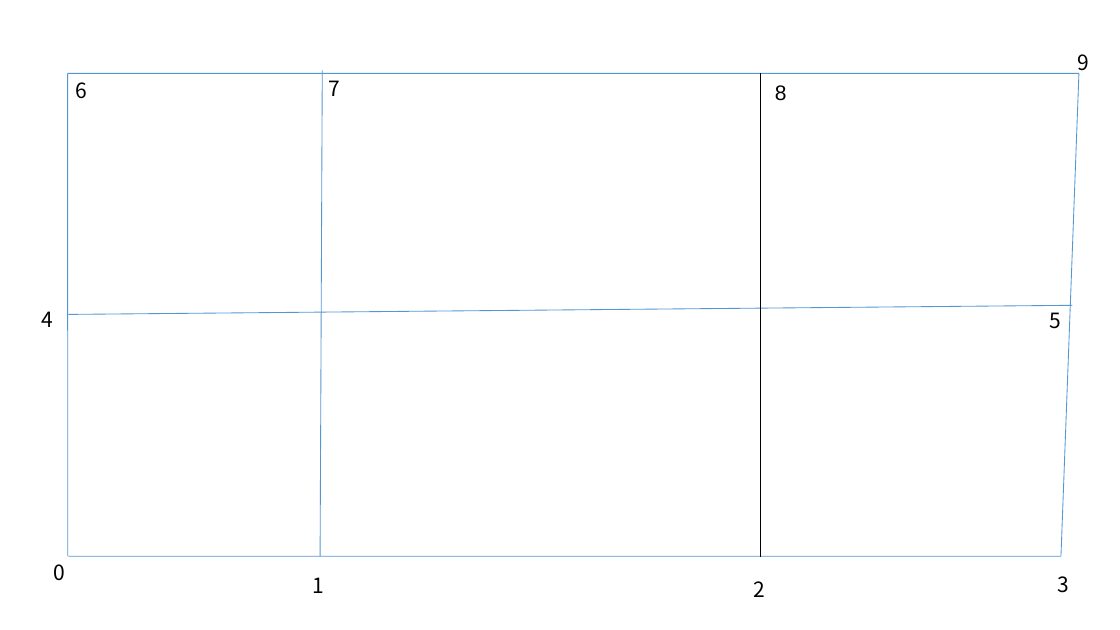
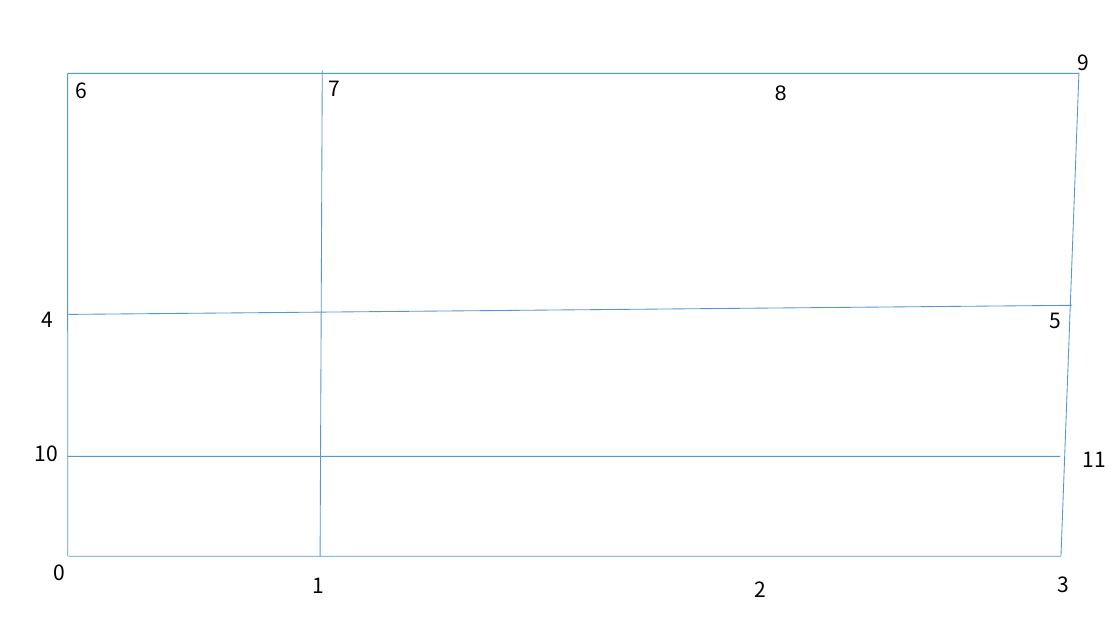
Before and after one commit to gaoak/Mesh2D, a slide deck: slide 1 of meshdivision.pptx. Drawn at 1120x630 pixels with LibreOffice and Linux fonts; fonts in the diff are those of the drawing. Boxes give left, top, right and bottom in pixels: in the first picture for what was removed or moved away, otherwise in the second. Text is boxed around its words. In the diff, an @@ line names an element or a change of style, - is before the commit and + after.

```diff
--- a/meshdivision.pptx
+++ b/meshdivision.pptx
@@ line removed from (761, 73) to (761, 556) @@
@@ text added at [35, 445, 58, 462], 18 pt, text #000000 @@
+10
@@ line added from (68, 456) to (1060, 456), #5597D3 0.75 pt @@
@@ text added at [1083, 451, 1106, 467], 18 pt, text #000000 @@
+11
```
Also in this commit, not shown: 3 other files.
